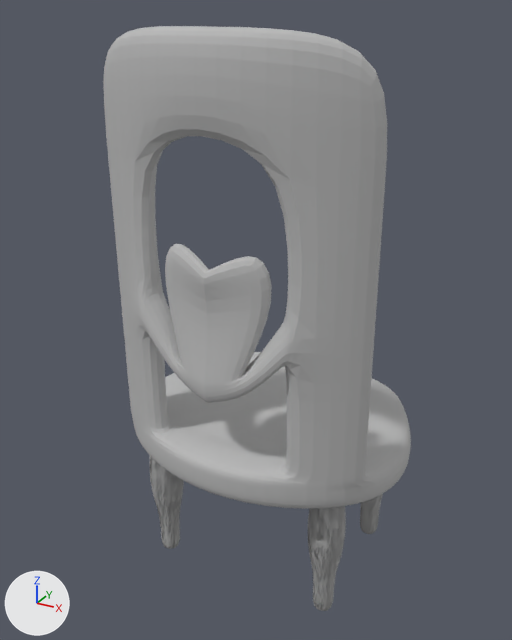
The Blender file House builder/Assets/Models/Furniture/Chair_child.blend as it was, and as the next commit left it.
Both versions are drawn from a 50 mm lens placed at (1.55, -3.01, 2.08), pointed at (-0.09, -0.03, 0.59). Lighting does not change. The marker at lower left points along +X, +Y and +Z.

In view in the first picture: 'Chair top'.
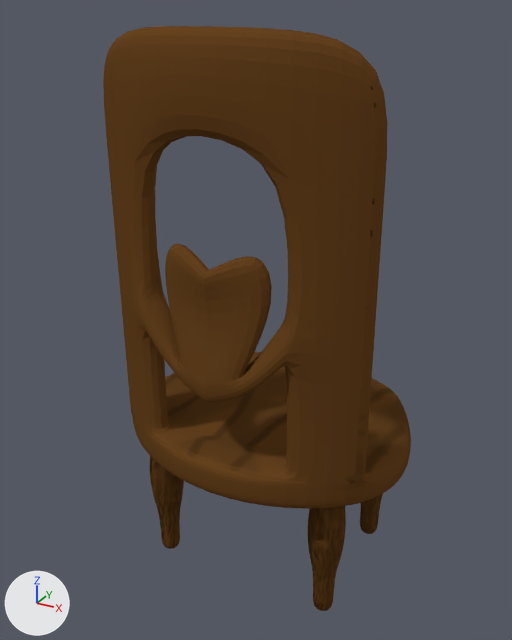
The change in detail:
Picture 'Love_Chair_Texture' (img_love_chair_texture) is new.
In material 'Material_Chair_child' (mat_material_chair_child), base_color is no longer (0.5, 0.5, 0.5), grey #bcbcbc.
In material 'Material_Chair_child' (mat_material_chair_child), texture is now set to img_love_chair_texture.

Location of each change, (x1, y1, x2, y2) in pixels of the pictures (512 x 640 px):
'Chair top', surface changed (grey to brown)
    both: (103, 26, 411, 611)
